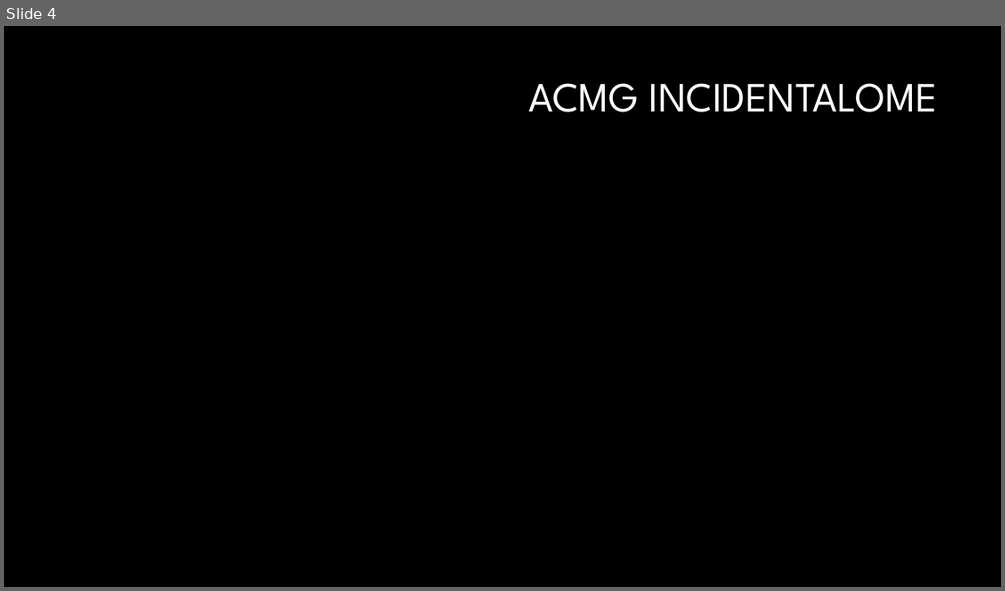
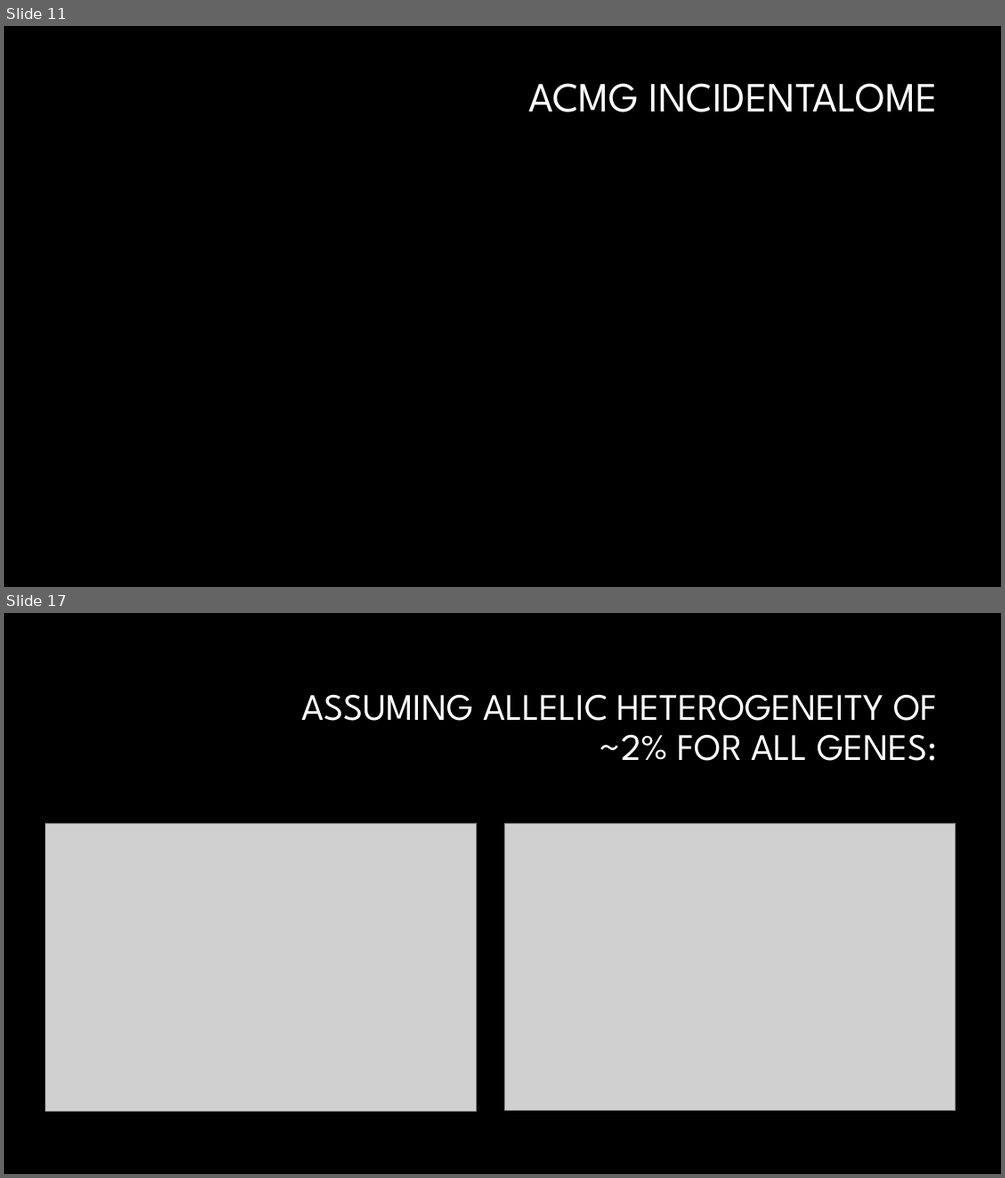
Before and after one commit to dfan/HST-2016, a slide deck: week_6/For_Zak.pptx. Shown one above the other, each under a label of ours: slide 4 before the commit, slides 11 and 17 after it; the slides between them are not shown. The pictures are 1005x591 and 1005x1178 pixels, drawn with LibreOffice and Linux fonts; fonts in the diff are those of the drawing; grey boxes stand for pictures; background and template pictures are left out. Boxes give left, top, right and bottom in pixels: in the first picture for what was removed or moved away, otherwise in the second. Text is boxed around its words. In the diff, an @@ line names an element or a change of style, - is before the commit and + after.

```diff
--- a/week_6/For_Zak.pptx
+++ b/week_6/For_Zak.pptx
@@ slide 17 added at [4, 613, 1001, 1174], background #000000 @@
@@ title added at [301, 694, 937, 761], 36 pt, text #FFFFFF @@
+ASSUMING ALLELIC HETEROGENEITY OF ~2% FOR ALL GENES:
@@ picture added at [45, 823, 477, 1111] @@
@@ picture added at [505, 823, 955, 1111] @@
@@ what was slide 4 is now slide 11 @@
```
Also in this commit, not shown: 6 slides changed, 10 other slides added, 5 slides removed, 10 other files.
